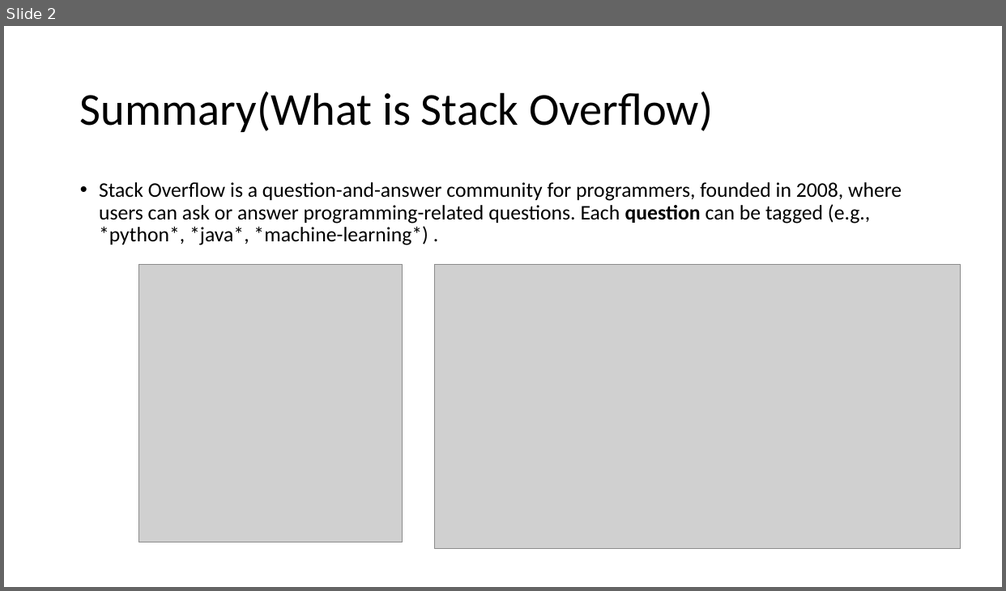
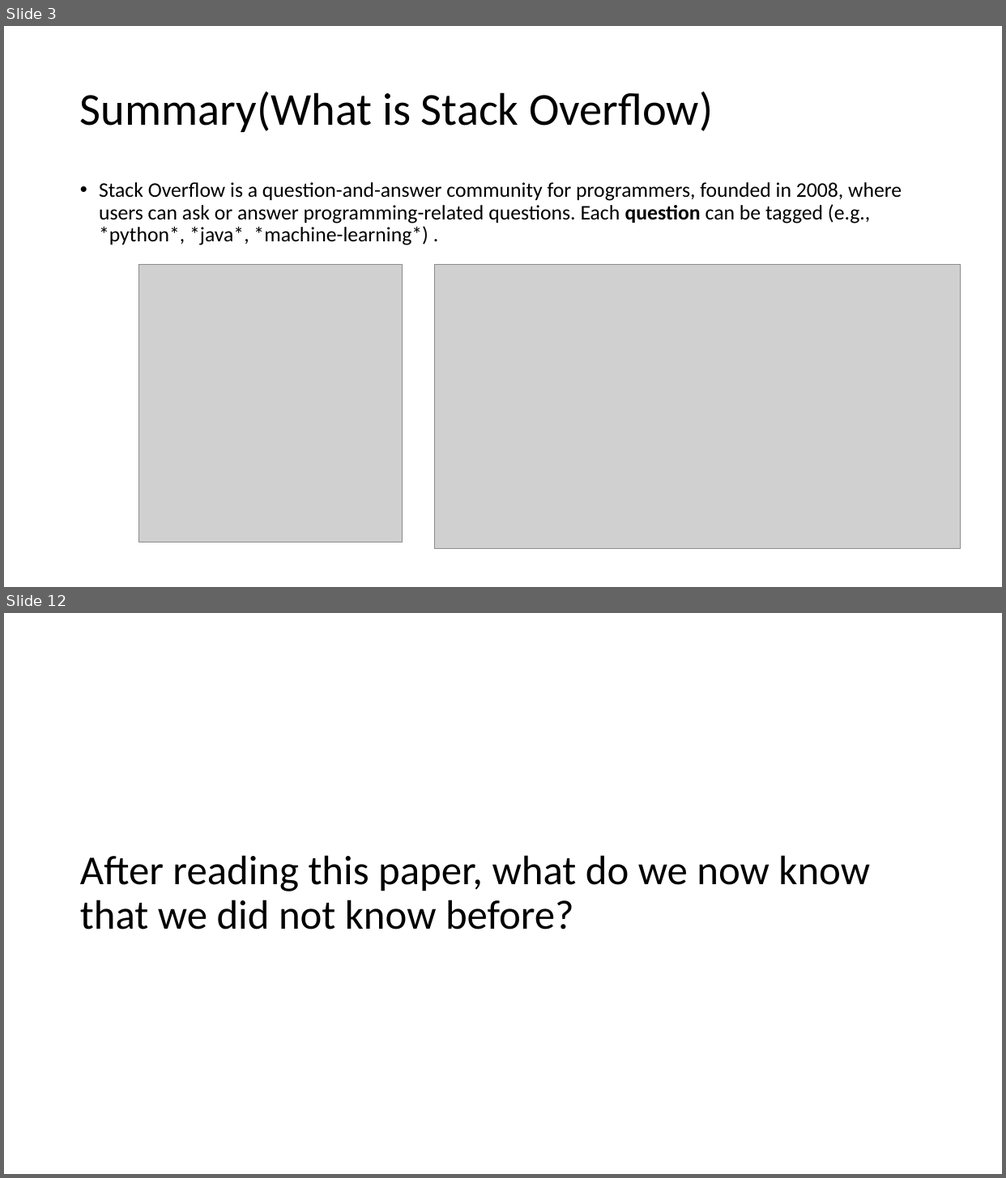
Before and after one commit to chengkaiyang2025/course, a slide deck: assignments/assignment_4/stackoverflow.pptx. Shown one above the other, each under a label of ours: slide 2 before the commit, slides 3 and 12 after it; the slides between them are not shown. The pictures are 1006x591 and 1006x1178 pixels, drawn with LibreOffice and Linux fonts; fonts in the diff are those of the drawing; grey boxes stand for pictures. Boxes give left, top, right and bottom in pixels: in the first picture for what was removed or moved away, otherwise in the second. Text is boxed around its words. In the diff, an @@ line names an element or a change of style, - is before the commit and + after.

```diff
--- a/assignments/assignment_4/stackoverflow.pptx
+++ b/assignments/assignment_4/stackoverflow.pptx
@@ slide 12 added at [4, 613, 1002, 1174], background #FFFFFF @@
@@ title added at [80, 855, 870, 930], 39.6 pt, text #000000 @@
+After reading this paper, what do we now know that we did not know before?
@@ what was slide 2 is now slide 3 @@
```
Also in this commit, not shown: 7 slides changed, 9 other slides added, 1 other file.
